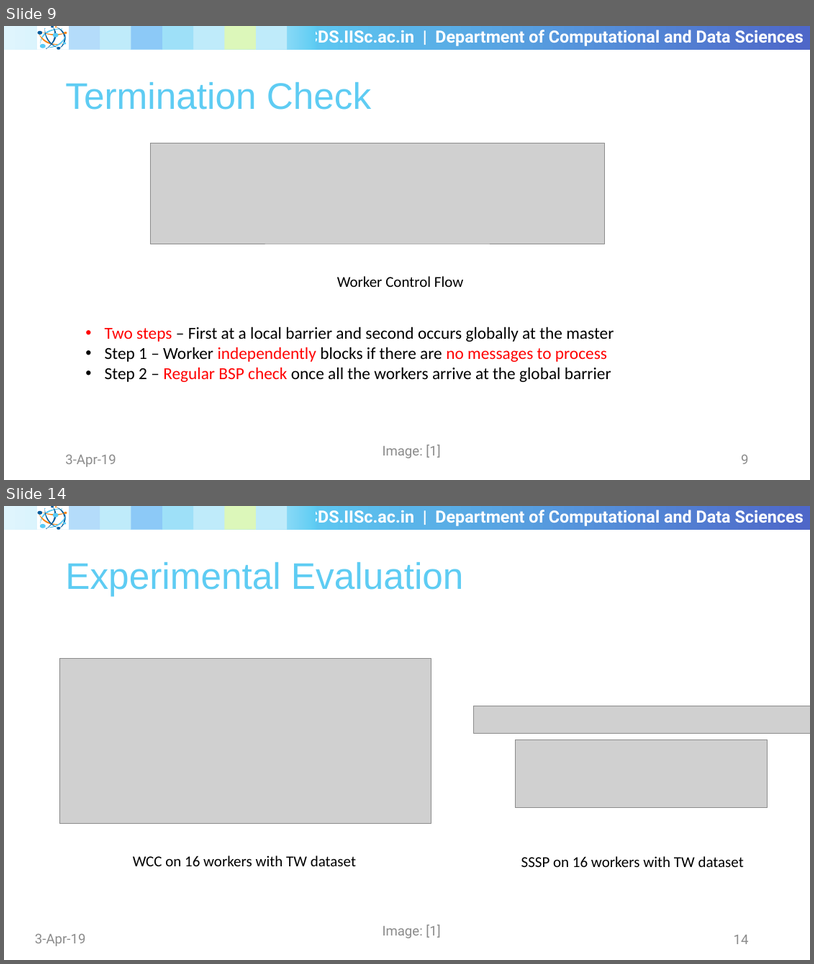
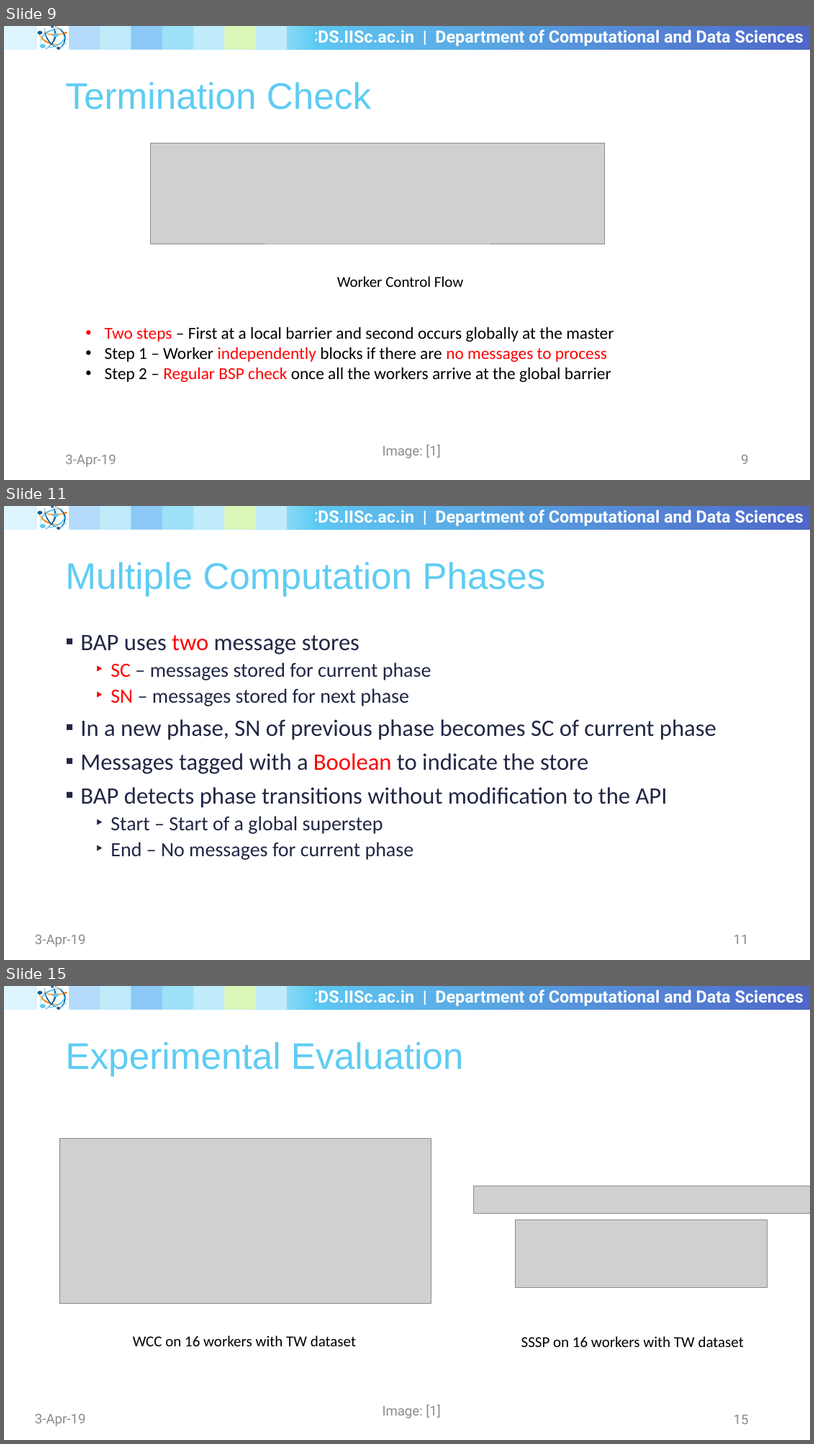
Before and after one commit to shriramrseee/ds256-jan2019, a slide deck: Seminar/Seminar.pptx. Shown one above the other, each under a label of ours: slides 9 and 14 before the commit, slides 9, 11 and 15 after it; the slides between them are not shown. The pictures are 814x964 and 814x1444 pixels, drawn with LibreOffice and Linux fonts; fonts in the diff are those of the drawing; grey boxes stand for pictures; background and template pictures are left out. Boxes give left, top, right and bottom in pixels: in the first picture for what was removed or moved away, otherwise in the second. Text is boxed around its words. In the diff, an @@ line names an element or a change of style, - is before the commit and + after.

```diff
--- a/Seminar/Seminar.pptx
+++ b/Seminar/Seminar.pptx
@@ slide 11 added at (x1=4, y1=506, x2=810, y2=960), background #FFFFFF; not listed: 28 template elements that a slide beside it also shows @@
@@ title added at (x1=65, y1=562, x2=545, y2=596), 44 pt, text #5ECCF3 @@
+Multiple Computation Phases
@@ text added at (x1=80, y1=635, x2=717, y2=860), 28 pt, text #212745 @@
+▪ BAP uses two message stores
+  ‣ SC – messages stored for current phase
+  ‣ SN – messages stored for next phase
+▪ In a new phase, SN of previous phase becomes SC of current phase
+▪ Messages tagged with a Boolean to indicate the store
+▪ BAP detects phase transitions without modification to the API
+  ‣ Start – Start of a global superstep
+  ‣ End – No messages for current phase
@@ text added at (x1=35, y1=934, x2=86, y2=947), 16 pt, text #8C8C8C @@
+3-Apr-19
@@ page number added at (x1=734, y1=934, x2=749, y2=944), 16 pt, text #8C8C8C @@
+11
@@ what was slide 14 is now slide 15 @@
@@ page number at (x1=734, y1=1414, x2=749, y2=1424): text changed @@
-14
+15
```
Also in this commit, not shown: 5 slides changed, 2 other slides added.
